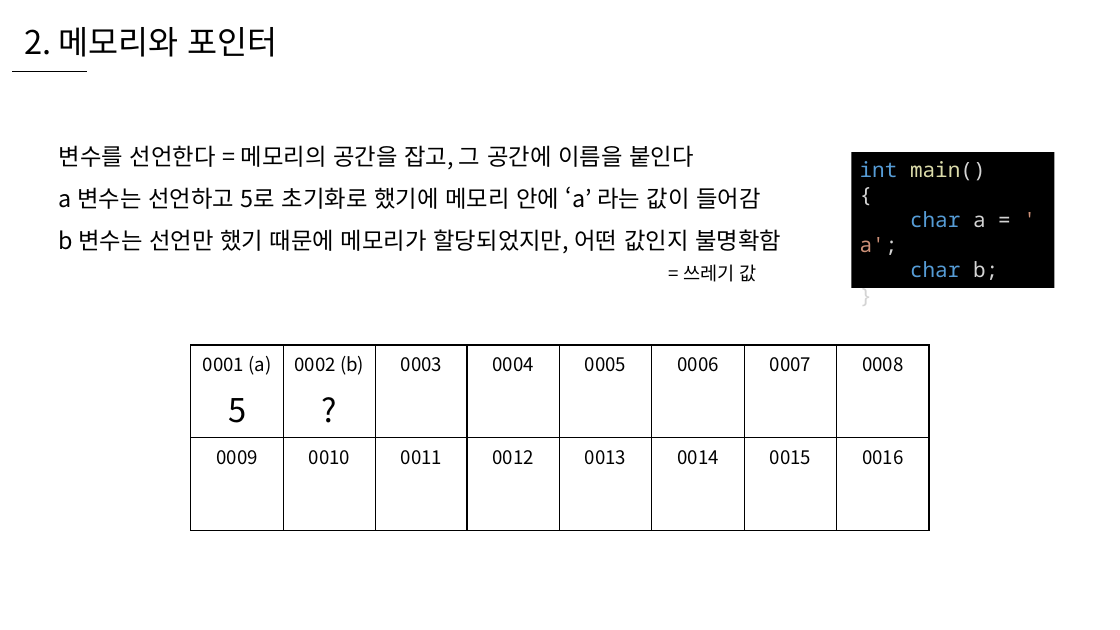
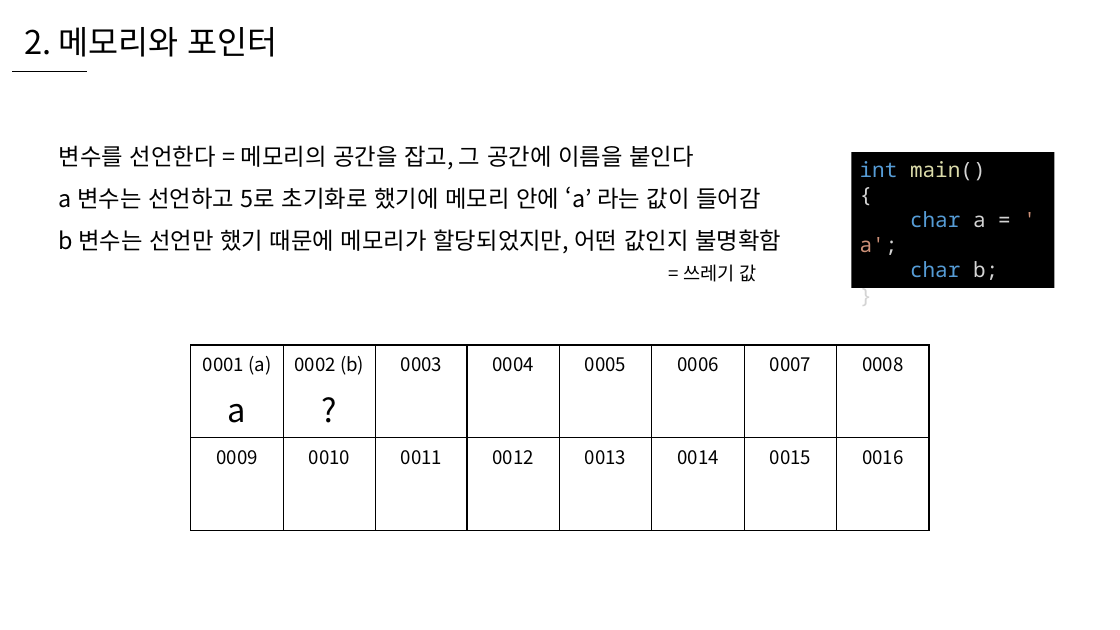
Before and after one commit to WooLyung/2021-RG-Lecture, a slide deck: slide 8 of 수업 자료/1 - C언어 복습.pptx. Drawn at 1120x630 pixels with LibreOffice and Linux fonts; fonts in the diff are those of the drawing. Boxes give left, top, right and bottom in pixels: in the first picture for what was removed or moved away, otherwise in the second. Text is boxed around its words. In the diff, an @@ line names an element or a change of style, - is before the commit and + after.

```diff
--- a/수업 자료/1 - C언어 복습.pptx
+++ b/수업 자료/1 - C언어 복습.pptx
@@ text at bbox=[248, 356, 271, 375]: text changed @@
-5
+a
```
Also in this commit, not shown: 1 slide added, 4 other files.
